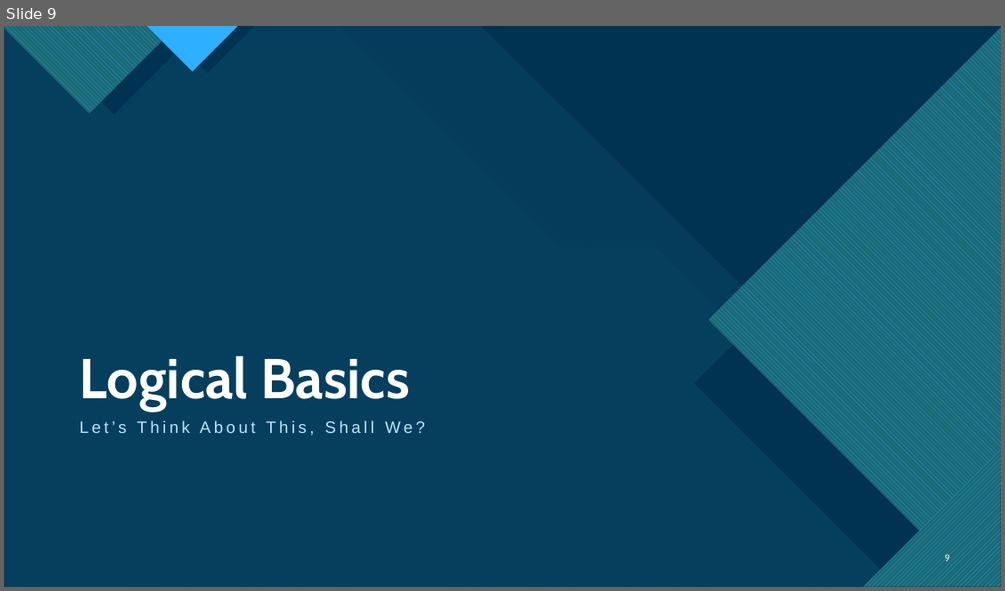
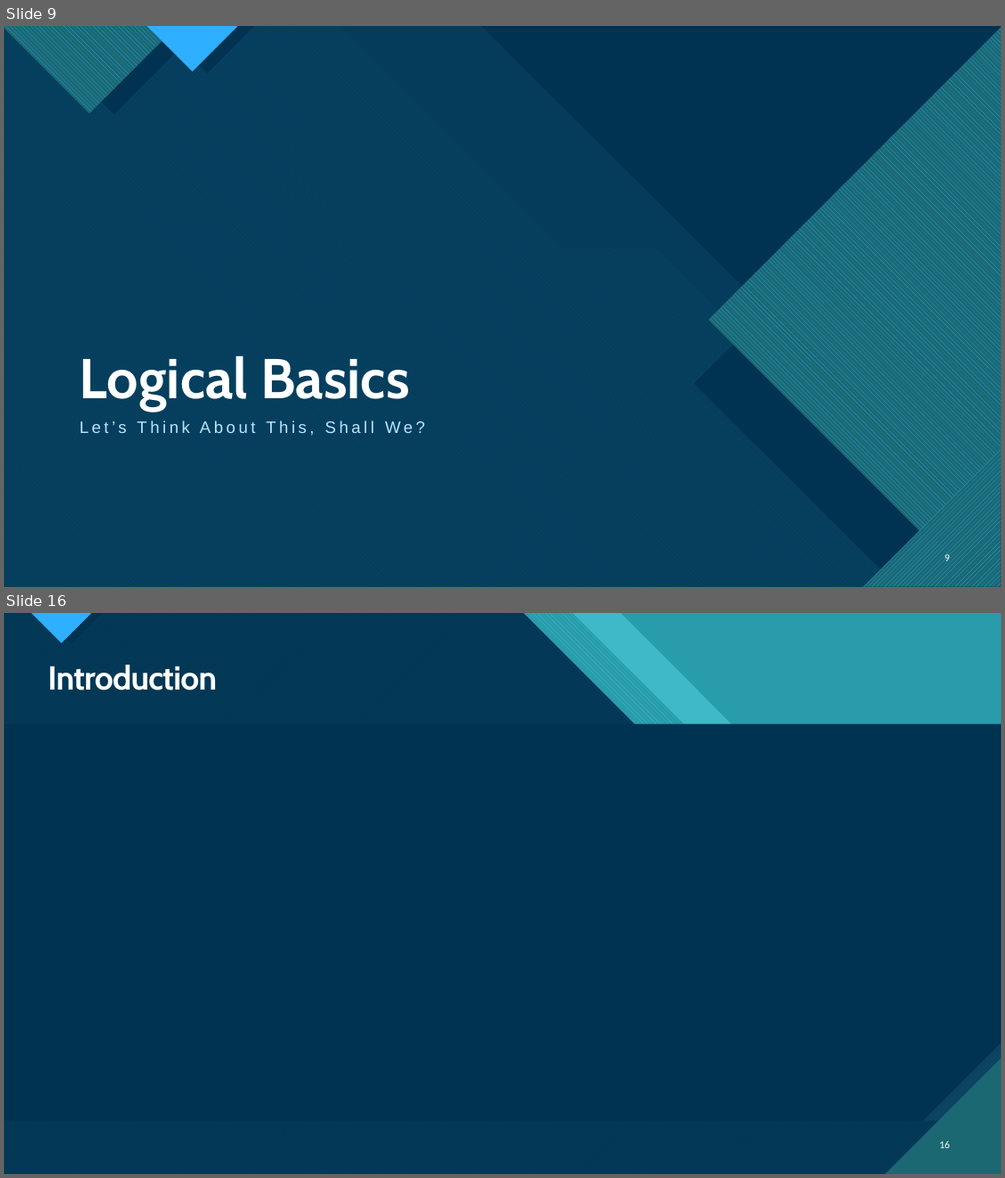
Before and after one commit to Legohead259/OCE4531-Material, a slide deck: presentations/1 - Binary Basics and Boolean Algebra.pptx. Shown one above the other, each under a label of ours: slide 9 before the commit, slides 9 and 16 after it; the slides between them are not shown. The pictures are 1005x591 and 1005x1178 pixels, drawn with LibreOffice and Linux fonts; fonts in the diff are those of the drawing; grey boxes stand for pictures. Boxes give left, top, right and bottom in pixels: in the first picture for what was removed or moved away, otherwise in the second. Text is boxed around its words. In the diff, an @@ line names an element or a change of style, - is before the commit and + after.

```diff
--- a/presentations/1 - Binary Basics and Boolean Algebra.pptx
+++ b/presentations/1 - Binary Basics and Boolean Algebra.pptx
@@ slide 16 added at bbox=[4, 613, 1001, 1174], background #47C3D3; not listed: 14 template elements that a slide beside it also shows @@
@@ rectangle added at bbox=[4, 613, 1001, 1174], fill #299CAB @@
@@ rectangle added at bbox=[4, 613, 1001, 1174], fill #299CAB @@
@@ freeform shape added at bbox=[4, 613, 1001, 1174], fill #47C3D3 at 74% opacity @@
@@ freeform shape added at bbox=[4, 613, 1001, 1174], fill pattern #47C3D3 on #1B6872 @@
@@ title added at bbox=[48, 665, 217, 690], 32 pt, text #FFFFFF, bold @@
+Introduction
@@ page number added at bbox=[939, 1141, 950, 1148], 10 pt, text #FFFFFF @@
+16
```
Also in this commit, not shown: 1 slide changed, 12 other slides added, 1 slide removed.
